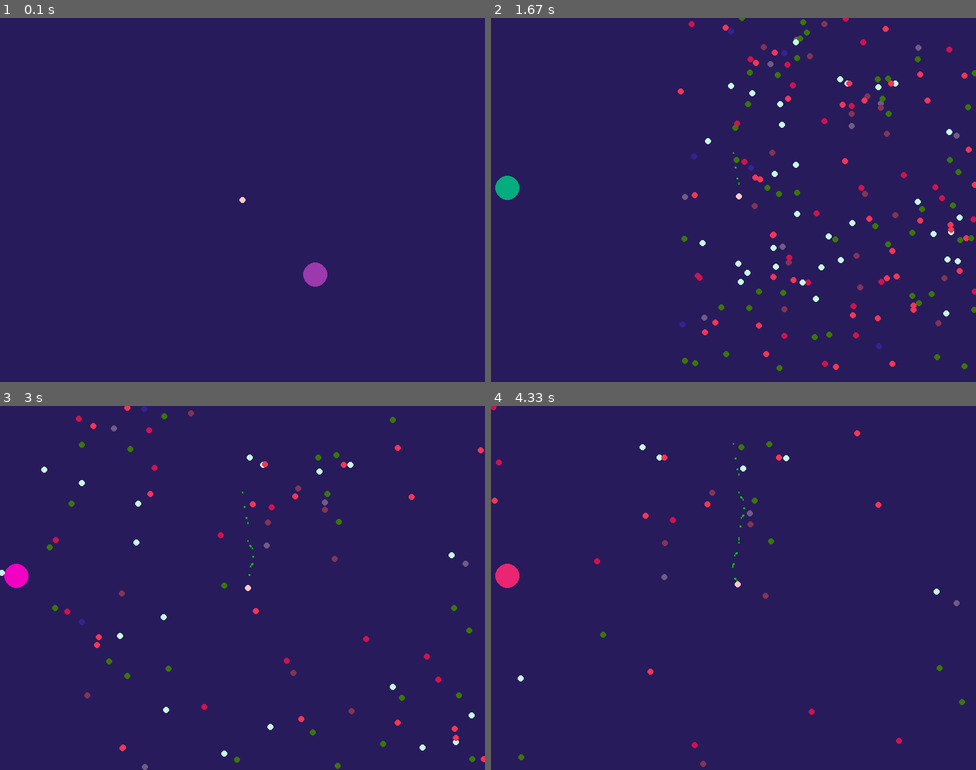
Above: before the commit, frames 1-4 (two rows, left to right).
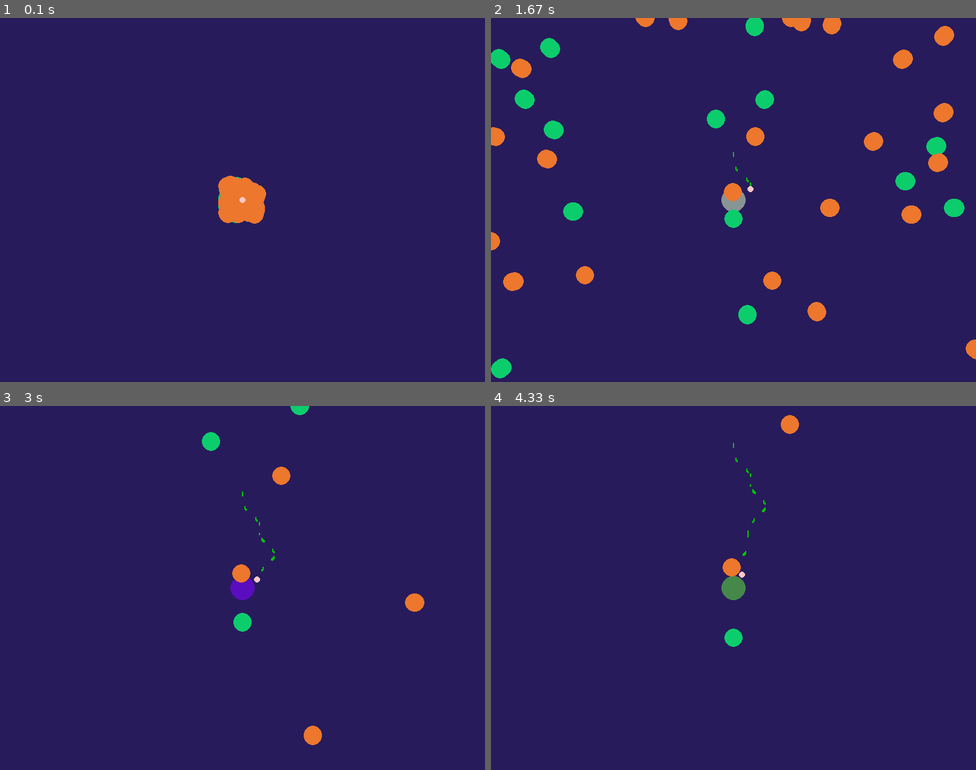
Above: after the commit, the same moments.

Repository: YuryNagorny/Gleb-Yura-PyGame
Game: pygame game, started from main.py
Same seed, same stepped clock (60 frames per second), same inputs: the game is played once before the commit and once after it.
Inputs (mouse positions are in pixels of both pictures, inside the frame that each line leads up to):
- Up to frame 1 (0.1 s): no input
- Up to frame 2 (1.67 s): tap Space at 0.33, 0.73, 1.03, 1.23 s; hold D 0.67-1.13 s; move the mouse to (617, 203) at 0.7 s; hold W 1.17-1.47 s; move the mouse to (806, 72) at 1.2 s; press the mouse at (558, 189) at 1.53 s; move the mouse to (636, 243) at 1.63 s
- Up to frame 3 (3 s): release the mouse at (218, 682) at 1.77 s; hold D 1.83-2.3 s; tap Space at 1.9, 2.2, 2.4, 2.7, 2.97 s; click (247, 624) at 1.92 s; hold A 2.33-2.87 s; click (426, 726) at 2.42 s; hold S from 2.9 s (still down); click (164, 467) at 2.98 s
- Up to frame 4 (4.33 s): release S at 3.2 s; hold A 3.23-3.63 s; tap Space at 3.3, 3.6, 3.73, 4.13 s; click (903, 682) at 3.32 s; hold W 3.67-4.03 s; click (908, 558) at 3.75 s; hold D from 4.07 s (still down); click (578, 540) at 4.15 s

The runs differ from the first frame. In frame 1, 1.3% of the frame differs, in the area x 45-68%, y 43-74%; in frame 2, 8.5%, in the area x 0-100%, y 0-99%; in frame 3, 2.9%; in frame 4, 1.6%.

Commit message:
Update main.py

Diff:
--- a/main.py
+++ b/main.py
@@ -5,23 +5,22 @@
 
 class Attack:
     def __init__(self, coord):
-        self.type_ = random.randint(1, 6)
-        self.count_projectiles = 300 // self.type_
-        c = random.randint(0, 3)
+        self.type_ = random.randint(1, 5)
+        self.count_projectiles = 250 // self.type_
         self.projectiles = []
-        for j in range(0, self.count_projectiles, (1, 10, 20, 50)[c]):
+        for j in range(0, self.count_projectiles, (1, 5, 10, 20, 25, 50)[self.type_]):
             color = (random.randint(0, 255), random.randint(0, 255), random.randint(0, 255))
             for i in range(0, j):
-                if c == 1:
+                if self.type_ == 1:
                     self.projectiles.append(Projectile(coord[0], coord[1], 3, color, i % 2))
-                if c == 2:
+                if self.type_ == 2:
                     self.projectiles.append(Projectile(coord[0], coord[1], 5, color, i % 2))
-                if c == 3:
-                    self.projectiles.append(Projectile(coord[0], coord[1] * -1, 10, color, i % 2))
-                if c == 5:
-                    self.projectiles.append(Projectile(coord[0], coord[1] * -1, 15, color, i % 2))
-                if c == 6:
-                    self.projectiles.append(Projectile(coord[self.type_][0], coord[self.type_][1] * -1, 25, color, i % 2))
+                if self.type_ == 3:
+                    self.projectiles.append(Projectile(coord[0], coord[1], 10, color, i % 2))
+                if self.type_ == 4:
+                    self.projectiles.append(Projectile(coord[0], coord[1], 15, color, i % 2))
+            if self.type_ == 5:
+                self.projectiles.append(Projectile(coord[0], coord[1], 25, color, random.randint(0, 1)))
 
 
 class Projectile:
@@ -66,10 +65,11 @@
 
 
 class Player:
-    def __init__(self):
+    def __init__(self, setting):
         self.x = 400
         self.y = 300
         self.r = 5
+        self.setting = setting
 
     def move(self, x, y):
         self.x += x
@@ -77,6 +77,9 @@
 
     def render(self):
         pygame.draw.circle(screen, (255, 200, 200), (self.x, self.y), self.r)
+
+    def mouse_setting(self, pos):
+        self.x, self.y = pos[0], pos[1]
 
     def shot(self):
         global bullets
@@ -98,52 +101,139 @@
 
 projectiles = []
 bullets = []
-player = Player()
+player = Player(1)
+times = 0
 if __name__ == '__main__':
-    coord = (400, 300)
-    run = True
-    pygame.init()
-    size = width, height = 800, 600
-    screen = pygame.display.set_mode(size)
-    while run:
-        stage = 0
-        if len(projectiles) == 0:
-            a = Attack(coord)
-            projectiles = a.projectiles.copy()
-            coord = (random.randint(0, 800), random.randint(0, 600))
-        clock = pygame.time.Clock()
-        screen.fill(Screen.COLORS['blue'])
-        pygame.draw.circle(screen, (random.randint(0, 255), random.randint(0, 255), random.randint(0, 255)), coord, 20)
-        keys = pygame.key.get_pressed()
-        for event in pygame.event.get():
-            if event.type == pygame.QUIT:
-                run = False
-            if event.type == pygame.MOUSEBUTTONUP:
-                player.shot()
-            if keys[pygame.K_SPACE]:
-                player.shot()
-            if keys[pygame.K_a]:
-                player.move(-1, 0)
-            if keys[pygame.K_d]:
-                player.move(1, 0)
-            if keys[pygame.K_w]:
-                player.move(0, -1)
-            if keys[pygame.K_s]:
-                player.move(0, 1)
-        for i in bullets:
-            i.render()
-            i.move()
-            if i.y < 0:
-                del bullets[bullets.index(i)]
-        for i in projectiles:
-            if 0 > i.x or i.x > 800 or 0 > i.y or i.y > 600:
-                del projectiles[projectiles.index(i)]
-            i.render()
-            i.move()
-            if i.kill(player):
-                pass
-        player.render()
-        pygame.display.flip()
-        clock.tick(Screen.FPS)
-        if stage < 255:
-            stage += 1
+    if player.setting:
+        coord = (400, 300)
+        run = True
+        pygame.init()
+        size = width, height = 800, 600
+        screen = pygame.display.set_mode(size)
+        while run:
+            stage = 0
+            if len(projectiles) == 0:
+                a = Attack(coord)
+                projectiles = a.projectiles.copy()
+                coord = (random.randint(0, 800), random.randint(0, 600))
+            clock = pygame.time.Clock()
+            screen.fill(Screen.COLORS['blue'])
+            pygame.draw.circle(screen, (random.randint(0, 255), random.randint(0, 255), random.randint(0, 255)), coord, 20)
+            keys = pygame.key.get_pressed()
+            for event in pygame.event.get():
+                if event.type == pygame.QUIT:
+                    run = False
+                if event.type == pygame.MOUSEBUTTONUP:
+                    player.shot()
+            coord = (400, 300)
+            run = True
+            pygame.init()
+            size = width, height = 800, 600
+            screen = pygame.display.set_mode(size)
+            while run:
+                stage = 0
+                if keys[pygame.K_SPACE]:
+                    player.shot()
+                if keys[pygame.K_a]:
+                    player.move(-2, 0)
+                if keys[pygame.K_d]:
+                    player.move(2, 0)
+                if keys[pygame.K_w]:
+                    player.move(0, -2)
+                if keys[pygame.K_s]:
+                    player.move(0, 2)
+                if len(projectiles) == 0 or times == 300:
+                    times = 0
+                    a = Attack(coord)
+                    projectiles = a.projectiles.copy()
+                    coord = (random.randint(0, 800), random.randint(0, 600))
+                clock = pygame.time.Clock()
+                screen.fill(Screen.COLORS['blue'])
+                pygame.draw.circle(screen, (random.randint(0, 255), random.randint(0, 255), random.randint(0, 255)), coord, 20)
+                keys = pygame.key.get_pressed()
+                for event in pygame.event.get():
+                    if event.type == pygame.QUIT:
+                        run = False
+                    if event.type == pygame.MOUSEBUTTONUP:
+                        player.shot()
+                    if keys[pygame.K_SPACE]:
+                        player.shot()
+                for i in bullets:
+                    i.render()
+                    i.move()
+                    if i.y < 0:
+                        del bullets[bullets.index(i)]
+                for i in projectiles:
+                    if 0 > i.x or i.x > 800 or 0 > i.y or i.y > 600:
+                        del projectiles[projectiles.index(i)]
+                    i.render()
+                    i.move()
+                    if i.kill(player):
+                        print('kill')
+                player.render()
+                pygame.display.flip()
+                clock.tick(Screen.FPS)
+                times += 1
+                if stage < 255:
+                    stage += 1
+                for i in bullets:
+                    i.render()
+                    i.move()
+                    if i.y < 0:
+                        del bullets[bullets.index(i)]
+                for i in projectiles:
+                    if 0 > i.x or i.x > 800 or 0 > i.y or i.y > 600:
+                        del projectiles[projectiles.index(i)]
+                    i.render()
+                    i.move()
+                    if i.kill(player):
+                        pass
+                player.render()
+                pygame.display.flip()
+                clock.tick(Screen.FPS)
+                if stage < 255:
+                    stage += 1
+    else:
+        coord = (400, 300)
+        run = True
+        pygame.init()
+        size = width, height = 800, 600
+        screen = pygame.display.set_mode(size)
+        while run:
+            stage = 0
+            if len(projectiles) == 0 or times == 300:
+                times = 0
+                a = Attack(coord)
+                projectiles = a.projectiles.copy()
+                coord = (random.randint(0, 800), random.randint(0, 600))
+            clock = pygame.time.Clock()
+            screen.fill(Screen.COLORS['blue'])
+            pygame.draw.circle(screen, (random.randint(0, 255), random.randint(0, 255), random.randint(0, 255)), coord, 20)
+            keys = pygame.key.get_pressed()
+            for event in pygame.event.get():
+                if event.type == pygame.MOUSEMOTION:
+                    player.mouse_setting(event.pos)
+                if event.type == pygame.QUIT:
+                    run = False
+                if event.type == pygame.MOUSEBUTTONUP:
+                    player.shot()
+                if keys[pygame.K_SPACE]:
+                    player.shot()
+            for i in bullets:
+                i.render()
+                i.move()
+                if i.y < 0:
+                    del bullets[bullets.index(i)]
+            for i in projectiles:
+                if 0 > i.x or i.x > 800 or 0 > i.y or i.y > 600:
+                    del projectiles[projectiles.index(i)]
+                i.render()
+                i.move()
+                if i.kill(player):
+                    print('kill')
+            player.render()
+            pygame.display.flip()
+            clock.tick(Screen.FPS)
+            times += 1
+            if stage < 255:
+                stage += 1
